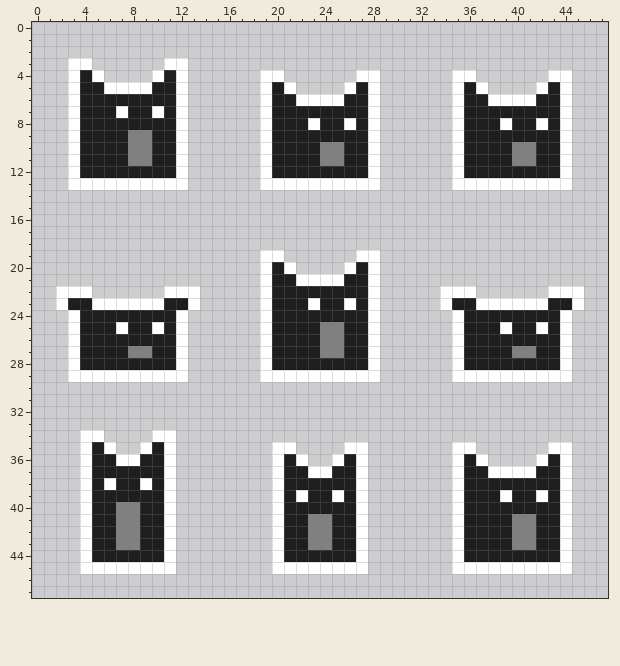
Two versions of one pixel-art sprite, Resources/player/player_atlas.png. Above is the file before it was changed.
The file is 48x48 pixels.
New version:
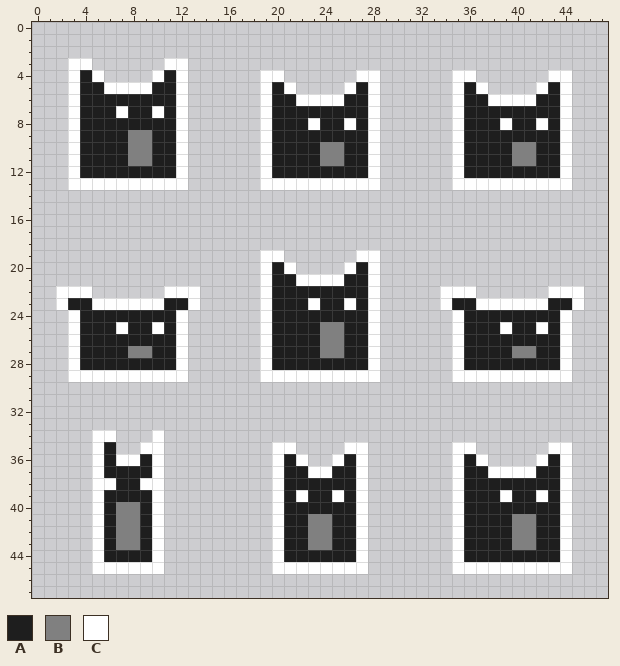
Palette (. is transparent): A #1e1e1e  B #808080  C #ffffff
Diff:
Colour C gives way to colour A in row 35 at x 6.
The edit adds colour C in row 34 at x 6.
Colour A gives way to colour C in rows 35 to 44 at x 5 and 10.
The author cleared colour C in rows 34 to 45 at x 4 and 11.
